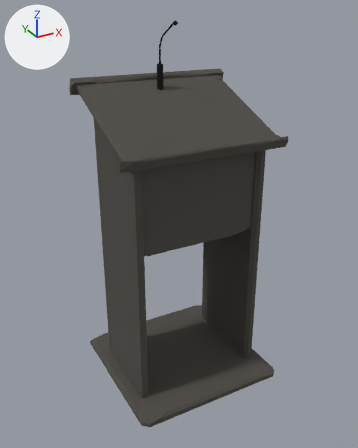
The FBX model Assets/Resources/3DAssets/Structures/Taler-Stol-S00A.fbx, before and after one commit.
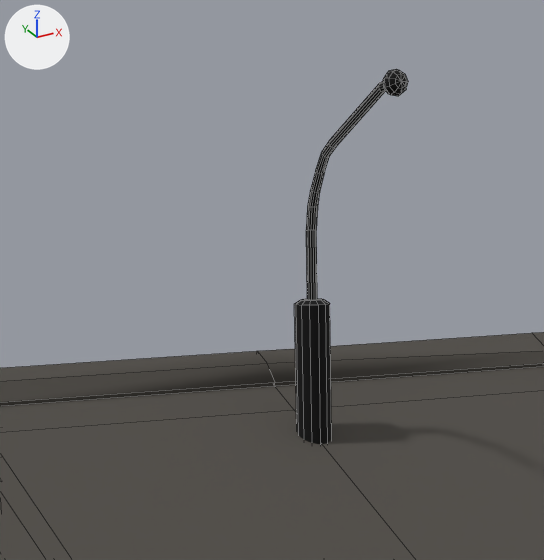
There are two pictures of each version: one whole from a 50 mm camera at (18.87, -0.364, 1.886) aimed at (20.25, 2.145, 0.632), one close up on the part from 28% to 57% of the width and 2% to 25% of the height. Every picture has the same lights, and +X, +Y and +Z are marked at upper left. The close-ups show mesh edges as thin lines. Where no turn or scale is listed for an object, it has been applied to the vertices.

The first close-up shows 'Taler-Stol-S00A'.
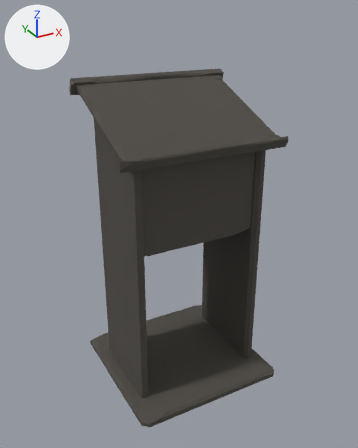
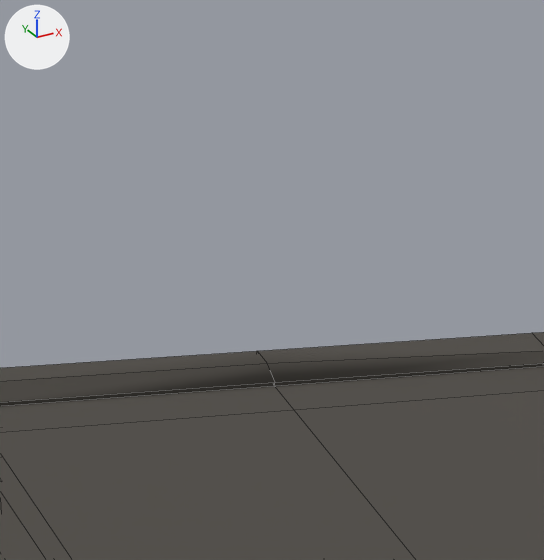
Where the change shows, as pixel boxes [x1, y1, x2, y2] in the close-ups (544 x 560 px):
'Taler-Stol-S00A', reshaped: before [0, 69, 544, 560]; after [0, 332, 544, 560]
part 1 of me_cube_007, deleted (black): before [294, 81, 386, 444]
part 2 of me_cube_007, deleted: before [383, 69, 408, 96]

What changed in the scene script:
```text
Change me_cube_007:
    where me_cube_007.from_pydata(...)  # 430 vertices, 386 faces; spans x -0.52..0.52, y -0.49..0.47, z -0.03..2.22
    used by ob_taler_stol_s00a; location = (20.264, 2.177, -0.406)
    me_cube_007 part 1: the loose piece of 156 vertices spanning x -0.02..0.02, y 0.04..0.25, z 1.8..2.21 is deleted
    me_cube_007 part 2: the loose piece of 47 vertices spanning x -0.01..0.01, y 0.02..0.05, z 2.19..2.22 is deleted
    remove me_cube_007.materials.append(mat_material_005)  # black #050505
```
